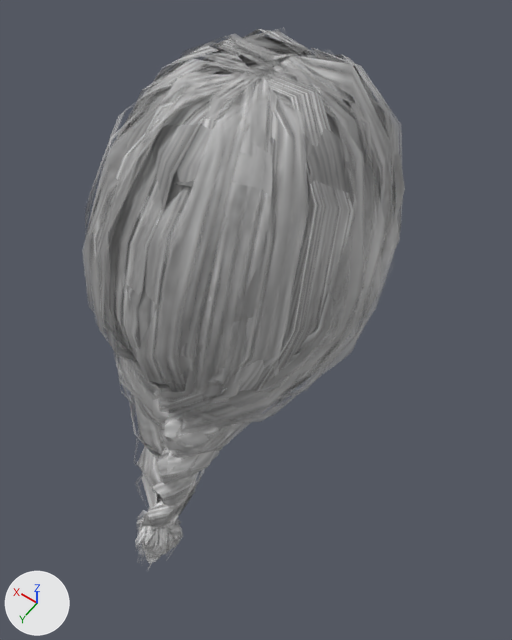
Renders of the glTF model public/models/doll/hair-fishtail-m-lo.glb from each side of a commit.
Both versions are drawn from a camera (50 mm lens) standing at (-0.225, 0.256, 2.04) and looking at (0.006, -0.068, 1.531). Every picture has the same lights, and +X, +Y and +Z are marked at lower left. The first picture is the older version. Vertices at exactly the same position are counted once.

The first picture shows 'Hair_fishtail'.
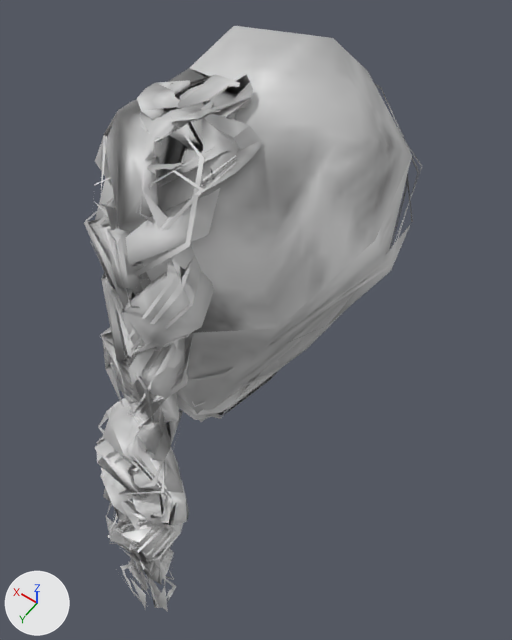
Location of each change, [x1, y1, x2, y2] in pixels of the pictures (512 x 640 px):
'Hair_fishtail', surface changed, reshaped (9% taller): before [83, 29, 405, 565]; after [84, 26, 422, 612]
part 1 of me_hair_fishtail, rebuilt: before [294, 56, 394, 320]; after [95, 26, 412, 422]
part 2 of me_hair_fishtail, rebuilt: before [110, 55, 359, 320]; after [268, 140, 422, 347]
part 3 of me_hair_fishtail, rebuilt: before [282, 55, 388, 394]; after [189, 83, 419, 380]
part 4 of me_hair_fishtail, rebuilt (mostly hidden before): before [281, 39, 312, 56]; after [176, 127, 413, 393]
part 5 of me_hair_fishtail, rebuilt (not visible afterwards): before [115, 29, 308, 401]
part 6 of me_hair_fishtail, rebuilt (mostly hidden): before [331, 60, 363, 82]; after [192, 178, 408, 407]
part 7 of me_hair_fishtail, rebuilt: before [85, 59, 304, 372]; after [100, 68, 253, 404]
part 8 of me_hair_fishtail, rebuilt: before [167, 47, 403, 441]; after [177, 306, 343, 415]
part 9 of me_hair_fishtail, rebuilt (mostly hidden afterwards): before [160, 51, 405, 432]; after [178, 228, 395, 420]
part 10 of me_hair_fishtail, rebuilt (19% wider): before [159, 79, 272, 414]; after [105, 75, 240, 425]
part 11 of me_hair_fishtail, rebuilt (not visible before): after [216, 369, 280, 418]
part 12 of me_hair_fishtail, rebuilt (57% wider, 6% shorter): before [160, 82, 273, 408]; after [84, 113, 262, 419]
part 13 of me_hair_fishtail, rebuilt: before [83, 74, 252, 348]; after [102, 106, 137, 394]
part 14 of me_hair_fishtail, rebuilt (6% narrower): before [155, 84, 251, 393]; after [114, 117, 204, 432]
part 15 of me_hair_fishtail, deleted: before [90, 30, 402, 565]
part 16 of me_hair_fishtail, reshaped: before [89, 35, 398, 506]; after [85, 83, 236, 612]

Edits to the bpy script that builds the scene:
```text
Change mat_hair_fishtail:
    where n5 = _N.new('ShaderNodeTexImage'); n5.name = 'Image Texture'
    n5.image: img_hair_fishtail -> img_braid01_diffuse_mahogany
Change me_hair_fishtail:
    remove me_hair_fishtail.from_pydata(...)  # 1445 vertices, 1294 faces; spans x -0.111..0.108, y -0.159..0.126, z 1.314..1.799
    add me_hair_fishtail.from_pydata(...)  # 1273 vertices, 1616 faces; spans x -0.102..0.093, y -0.182..0.143, z 1.195..1.799
    me_hair_fishtail part 1: the loose piece of 29 vertices spanning x -0.106..-0.001, y -0.13..0.059, z 1.565..1.789 is rebuilt with 33 vertices and now spans x -0.095..0.092, y -0.174..0.063, z 1.569..1.793
    me_hair_fishtail part 2: the loose piece of 24 vertices spanning x -0.111..0.09, y -0.153..0.056, z 1.647..1.785 is rebuilt with 18 vertices and now spans x -0.101..0.093, y -0.168..0.065, z 1.625..1.751, in mat_hair_fishtail
    me_hair_fishtail part 3: the loose piece of 23 vertices spanning x -0.103..-0.001, y -0.127..0.053, z 1.569..1.782 is rebuilt with 18 vertices and now spans x -0.102..0.093, y -0.172..0.065, z 1.606..1.749
    me_hair_fishtail part 4: the loose piece of 22 vertices spanning x 0.0..0.096, y -0.157..0.015, z 1.597..1.768 is rebuilt with 19 vertices and now spans x -0.102..0.092, y -0.18..0.066, z 1.597..1.742
    me_hair_fishtail part 5: the loose piece of 21 vertices spanning x -0.017..0.095, y -0.137..0.071, z 1.526..1.782 is rebuilt with 17 vertices and now spans x -0.063..0.067, y -0.176..0.067, z 1.569..1.731
    me_hair_fishtail part 6: the loose piece of 21 vertices spanning x -0.088..-0.002, y -0.159..0.033, z 1.587..1.768 is rebuilt with 22 vertices and now spans x -0.096..0.093, y -0.182..0.063, z 1.587..1.738
    me_hair_fishtail part 7: the loose piece of 21 vertices spanning x -0.085..0.083, y -0.062..0.063, z 1.549..1.797 is rebuilt with 111 vertices and now spans x -0.046..0.052, y -0.046..0.092, z 1.564..1.799
    me_hair_fishtail part 8: the loose piece of 20 vertices spanning x -0.097..0.021, y -0.136..0.076, z 1.519..1.785 is rebuilt with 16 vertices and now spans x -0.091..0.088, y -0.155..0.063, z 1.58..1.713
    me_hair_fishtail part 9: the loose piece of 20 vertices spanning x -0.094..0.021, y -0.135..0.073, z 1.521..1.783 is rebuilt with 20 vertices and now spans x -0.083..0.081, y -0.179..0.065, z 1.576..1.72
    me_hair_fishtail part 10: the loose piece of 15 vertices spanning x -0.07..0.024, y -0.06..0.071, z 1.539..1.791 is rebuilt with 59 vertices and now spans x -0.042..0.044, y -0.037..0.091, z 1.566..1.799
    me_hair_fishtail part 11: the loose piece of 15 vertices spanning x 0.0..0.098, y -0.151..0.06, z 1.559..1.767 is rebuilt with 18 vertices and now spans x -0.079..0.079, y -0.18..0.067, z 1.572..1.713
    me_hair_fishtail part 12: the loose piece of 14 vertices spanning x -0.07..0.018, y -0.059..0.07, z 1.548..1.789 is rebuilt with 79 vertices and now spans x -0.038..0.049, y -0.015..0.089, z 1.564..1.798
    me_hair_fishtail part 13: the loose piece of 14 vertices spanning x -0.013..0.068, y -0.064..0.069, z 1.531..1.791 is rebuilt with 15 vertices and now spans x -0.009..0.049, y 0.005..0.087, z 1.572..1.786
    me_hair_fishtail part 14: the loose piece of 13 vertices spanning x -0.045..0.003, y -0.056..0.08, z 1.55..1.791 is rebuilt with 16 vertices and now spans x -0.035..0.018, y 0.007..0.092, z 1.585..1.793
    me_hair_fishtail part 15: 111 loose pieces with 769 vertices, spanning x -0.11..0.108, y -0.157..0.126, z 1.314..1.799, are deleted
    me_hair_fishtail part 16: 404 vertices removed from x -0.107..0.105, y -0.159..0.095, z 1.418..1.797; 812 vertices added at x -0.045..0.057, y -0.036..0.143, z 1.195..1.799
    remove me_hair_fishtail.materials.append(mat_hair_fishtail_cap)
```
